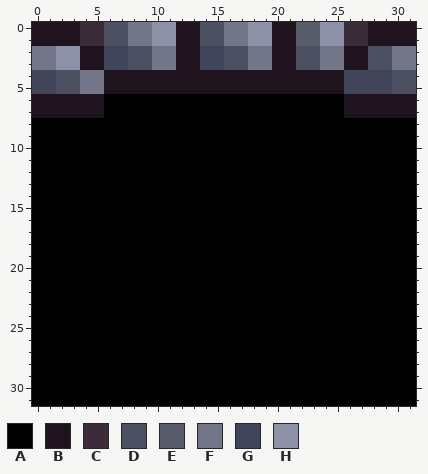
A pixel-art sprite gets an edit: Game/Assets/Textures/Numbers/58.png. Above is the file before it was changed.
The file is 32x32 pixels. Colours within 5 levels of each other are drawn and written as one.
Palette (. is transparent): A #000000  B #1f141d  C #3c2b39  D #4c5061  E #595c69  F #727688  G #40455a  H #8d92a8
The result:
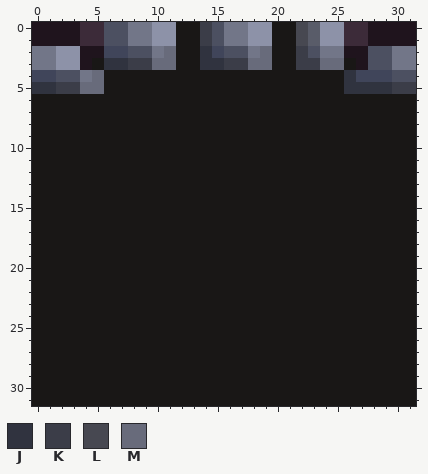
Colours new in this view: J #30333f  K #3b3d48  L #474851  M #686b7b
The edit:
Colour A changes from #000000 to #191716.
Colour A replaces colour B in rows 0 to 2 at x 12 to 13 and 20 to 21; in row 3 at x 5, 12 to 13, 20 to 21 and 26; in rows 4 to 5 at x 6 to 25; in rows 6 to 7 at x 0 to 5 and 26 to 31.
Colour J replaces colour G in row 2 at x 14; in row 3 at x 6 to 7 and 14 to 15; in row 4 at x 26; in row 5 at x 0 to 1 and 26 to 29.
Colour K replaces colour D in rows 0 to 1 at x 14; in row 2 at x 22; in row 3 at x 8 to 9, 16 to 17 and 22 to 23; in row 5 at x 2 to 3 and 30 to 31.
Colour L replaces colour E in rows 0 to 1 at x 22.
Colour M replaces colour F in row 2 at x 11 and 19; in row 3 at x 10 to 11, 18 to 19 and 24 to 25; in row 4 at x 5; in row 5 at x 4 to 5.
Changed places in both pictures, as pixel boxes (x1, y1, x2, y2):
changed: (32, 22, 416, 406)
